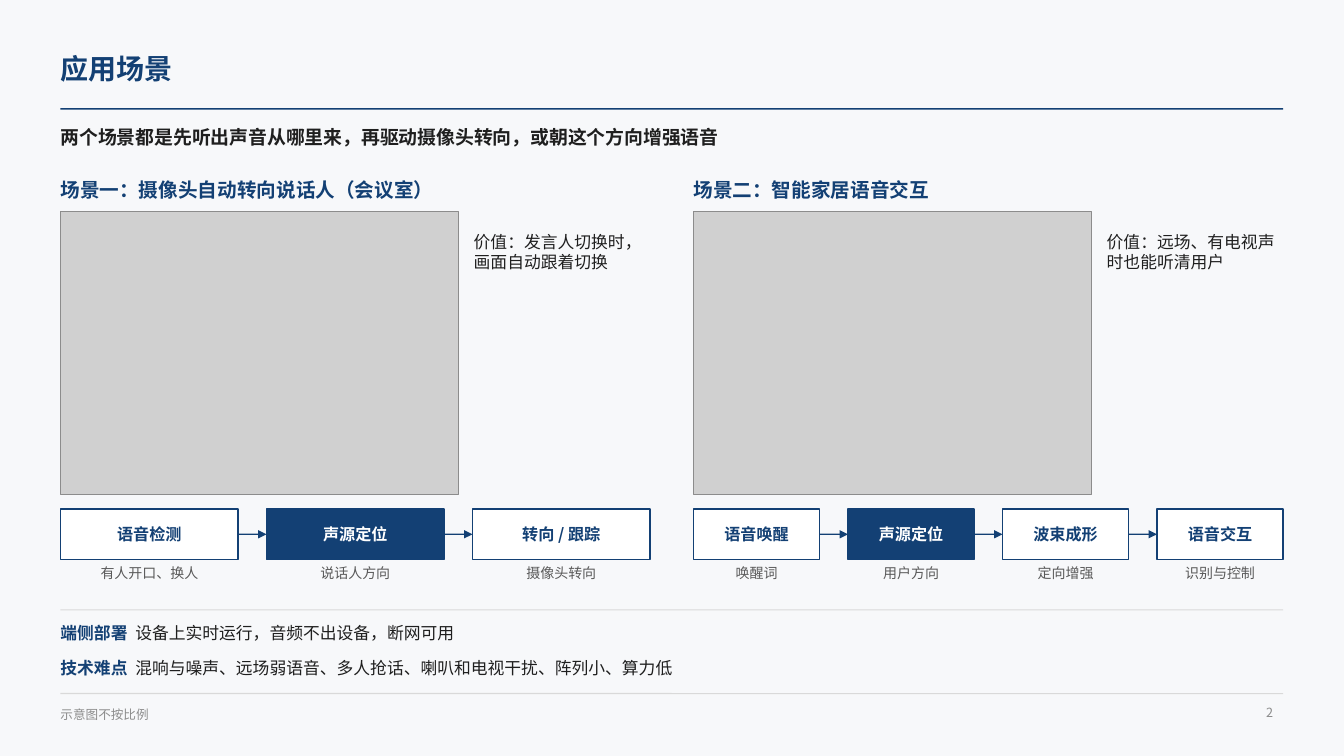
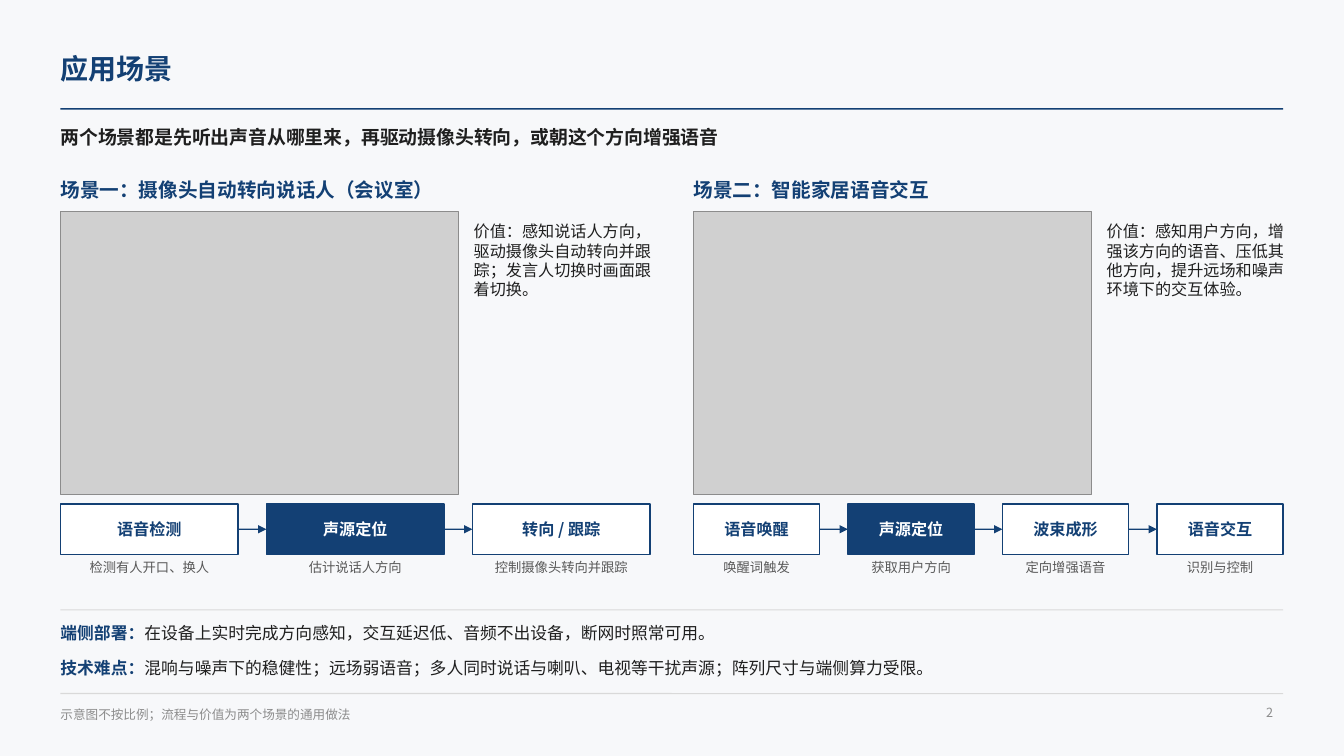
Before and after one commit to ZeroFoxxi/ssl-scene1, a slide deck: slide 2 of 01_场景一_摄像头声源定位/技术总结/声源定位与波束成形技术总结.pptx. Drawn at 1344x756 pixels with LibreOffice and Linux fonts; fonts in the diff are those of the drawing; grey boxes stand for pictures. Boxes give left, top, right and bottom in pixels: in the first picture for what was removed or moved away, otherwise in the second. Text is boxed around its words. In the diff, an @@ line names an element or a change of style, - is before the commit and + after.

```diff
--- a/01_场景一_摄像头声源定位/技术总结/声源定位与波束成形技术总结.pptx
+++ b/01_场景一_摄像头声源定位/技术总结/声源定位与波束成形技术总结.pptx
@@ text at (474,223,651,297): text changed; size 12 to 11.5 pt @@
-价值：发言人切换时，画面自动跟着切换
+价值：感知说话人方向，驱动摄像头自动转向并跟踪；发言人切换时画面跟着切换。
@@ text at (1107,223,1284,297): text changed; size 12 to 11.5 pt @@
-价值：远场、有电视声时也能听清用户
+价值：感知用户方向，增强该方向的语音、压低其他方向，提升远场和噪声环境下的交互体验。
@@ 7 texts, 7 rectangles, 5 arrows: place and size @@
-7 texts, 7 rectangles, 5 arrows at (60,509,1284,560)
+7 texts, 7 rectangles, 5 arrows at (60,504,1284,555)
@@ text at (90,561,209,573): text changed; size 10 to 9.5 pt @@
-有人开口、换人
+检测有人开口、换人
@@ text at (309,561,402,573): text changed; size 10 to 9.5 pt @@
-说话人方向
+估计说话人方向
@@ text at (495,561,628,573): text changed; size 10 to 9.5 pt @@
-摄像头转向
+控制摄像头转向并跟踪
@@ text at (723,561,789,573): text changed; size 10 to 9.5 pt @@
-唤醒词
+唤醒词触发
@@ text at (871,561,951,573): text changed; size 10 to 9.5 pt @@
-用户方向
+获取用户方向
@@ text at (1026,561,1106,573): text changed; size 10 to 9.5 pt @@
-定向增强
+定向增强语音
@@ text "识别与控制" at (1187,561,1253,573): size 10 to 9.5 pt @@
@@ text at (60,624,715,641): text changed @@
-端侧部署 设备上实时运行，音频不出设备，断网可用
+端侧部署：在设备上实时完成方向感知，交互延迟低、音频不出设备，断网时照常可用。
@@ text at (60,659,933,677): text changed @@
-技术难点 混响与噪声、远场弱语音、多人抢话、喇叭和电视干扰、阵列小、算力低
+技术难点：混响与噪声下的稳健性；远场弱语音；多人同时说话与喇叭、电视等干扰声源；阵列尺寸与端侧算力受限。
@@ text at (60,708,350,721): text changed @@
-示意图不按比例
+示意图不按比例；流程与价值为两个场景的通用做法
```
Also in this commit, not shown: 11 other slides changed, 2 other files.
